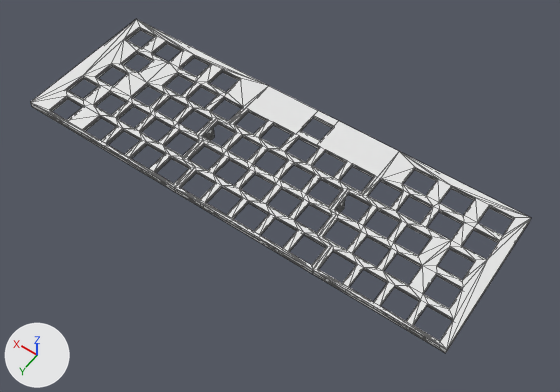
Two versions of the Blender file design/keyboard.blend, one commit apart.
Rendered twice from a 50 mm camera at (-166.0, 223.0, 343.0) aimed at (-4.0, -5.0, -15.0). Lighting does not change. The marker at lower left points along +X, +Y and +Z. Mesh edges are drawn as thin lines.

Names of what the first picture shows: 'Part1', 'Part2', 'Part3'.
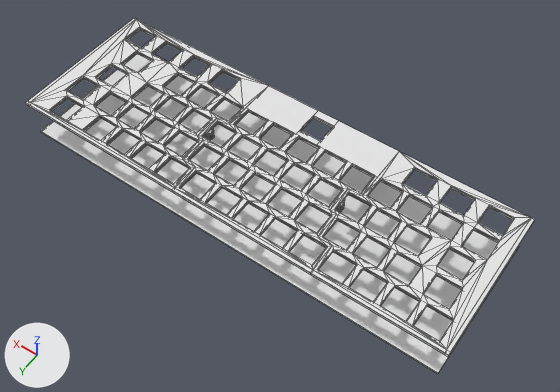
Commit message: Added bottom plate and edges to switch plate

The change, as a diff of the scene's bpy script:
```diff
--- a/design/keyboard.blend.py
+++ b/design/keyboard.blend.py
@@ me_part3 @@
 # used by ob_part3; location = (98.4, -10.0, 4.9); rotation_euler = (3.142, 0.0, 0.0), in degrees (180, 0, 0)
-me_part3.from_pydata(...)  # 446 vertices, 980 faces; spans x -60.8..53.2, y -48.3..47.2, z -1.9..8.6
+me_part3.from_pydata(...)  # 461 vertices, 992 faces; spans x -60.8..55.2, y -50.3..47.2, z -1.9..8.6
+# me_part3 part 1
+# 6 faces are deleted
+# 3 vertices are added at (-60.8, -48.3, 0.1), (53.2, 47.2, 0.1), (53.2, -48.3, 0.1)
+# 6 new vertices lie (2.0, 0.0, 0.0) away from vertices in x 53.2, y -48.3..47.2, z -1.9..0.1
+# 6 new vertices lie (0.0, -2.0, 0.0) away from vertices in x -60.8..55.2, y -48.3, z -1.9..0.1
+# 18 new faces join them
@@ me_part2 @@
 # used by ob_part2; location = (-2.4, -11.2, 4.9); rotation_euler = (3.142, 0.0, 0.0), in degrees (180, 0, 0)
-me_part2.from_pydata(...)  # 528 vertices, 1083 faces; spans x -52.5..53.9, y -49.5..46.0, z -1.9..8.6
+me_part2.from_pydata(...)  # 534 vertices, 1087 faces; spans x -52.5..53.9, y -51.5..46.0, z -1.9..8.6
+# me_part2 part 2
+# 4 faces are deleted
+# 6 vertices are added at (-52.5, -49.5, 0.1), (-52.5, -51.5, -1.9), (-52.5, -51.5, 0.1), (40.0, -49.5, 0.1), (40.0, -51.5, -1.9), (40.0, -51.5, 0.1)
+# 8 new faces join them
@@ me_part1 @@
 # used by ob_part1; location = (-90.2, -10.4, 4.9); rotation_euler = (3.142, 0.0, 0.0), in degrees (180, 0, 0)
-me_part1.from_pydata(...)  # 398 vertices, 872 faces; spans x -41.7..49.2, y -48.7..46.8, z -1.9..8.6
+me_part1.from_pydata(...)  # 413 vertices, 883 faces; spans x -43.7..49.2, y -50.7..46.8, z -1.9..8.6
+# me_part1 part 3
+# 7 faces are deleted
+# 3 vertices are added at (-41.7, -48.7, 0.1), (35.3, -48.7, 0.1), (-41.7, 46.8, 0.1)
+# 6 new vertices lie (-2.0, 0.0, 0.0) away from vertices in x -41.7, y -48.7..46.8, z -1.9..0.1
+# 6 new vertices lie (0.0, -2.0, 0.0) away from vertices in x -43.7..35.3, y -48.7, z -1.9..0.1
+# 18 new faces join them
@@ me_cube @@
+me_cube.from_pydata(...)  # a box spanning x -2591.0..2591.0, y -873.0..873.0, z 0.0..18.0
@@ ob_cube @@
+ob_cube = bpy.data.objects.new('Cube', me_cube)
+ob_cube.location = (9.8, -9.4, -20.1)
+ob_cube.scale = (0.0547, 0.0547, 0.0547)
```

Changed parts and their boxes [x1, y1, x2, y2] in the pictures (560 x 392 px):
'Cube', added
    after: [41, 54, 519, 374]
'Part1', reshaped
    before: [312, 152, 531, 353]
    after: [310, 152, 534, 356]
'Part3', reshaped
    before: [30, 19, 268, 192]
    after: [26, 18, 268, 192]
'Part2', reshaped
    before: [174, 86, 399, 273]
    after: [172, 86, 399, 274]
part 1 of me_part3, built on
    before: [30, 102, 175, 192]
    after: [26, 18, 174, 192]
part 2 of me_part2, built on
    before: [174, 188, 313, 273]
    after: [172, 188, 312, 274]
part 3 of me_part1, built on
    before: [312, 220, 530, 353]
    after: [310, 218, 534, 356]
